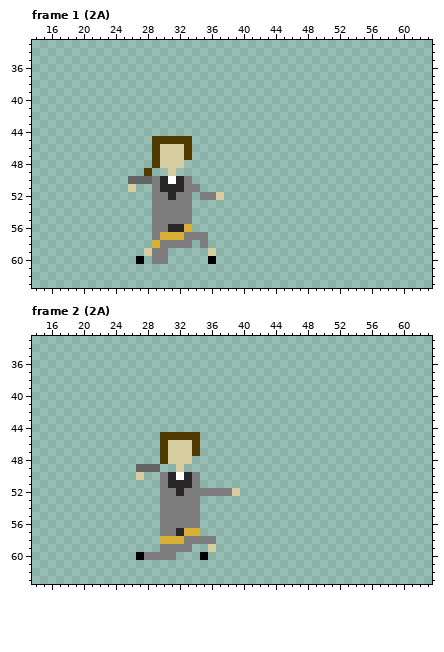
Two states of a pixel-art file, GWS/Sprites/Movesets/OL Moveset/OL_Full_Moveset.ase. That is the earlier state.
64x64 pixels, 236 frames. Colours within 5 levels of each other are drawn and written as one. Shown: frame 1 (2A): x 14..63, y 33..63; frame 2 (2A): x 14..63, y 33..63. The commit also changed other frames, which this record leaves out.
And afterwards:
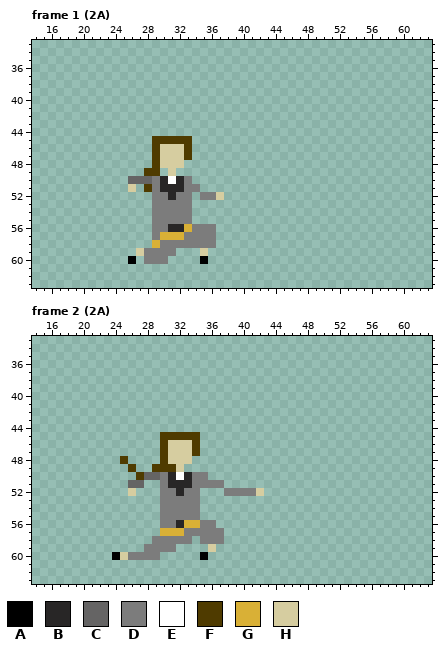
Palette (. is transparent): A #000000  B #282626  C #656464  D #7c7c7c  E #ffffff  F #4f3b00  G #d9b036  H #d6cda0
Difference:
Frame 1 (2A), layer "Flattened":
y 49: x 29 . -> F
y 51: x 28 . -> F
y 56: x 34..36 ... -> DDD
y 57: x 36 . -> D
y 58: x 34 . -> D; x 36 . -> D
y 59: x 27..28 .H -> HD; x 31 . -> D; x 35..36 .H -> H.
y 60: x 26..28 .A. -> A.D; x 35..36 .A -> A.
Frame 2 (2A), layer "Flattened":
y 48: x 25 . -> F
y 49: x 26..31 .CCC.. -> F..FFF
y 50: x 27..29 H.. -> FCC; x 35 . -> D
y 51: x 26..27 .. -> CC; x 35..37 ... -> DDD
y 52: x 26 . -> H; x 35..37 DDD -> ...; x 39..42 H... -> DDDH
y 56: x 32..36 DDD.. -> BGGDD
y 57: x 30..37 DDBGG... -> GGGDDDDD
y 58: x 29..32 .GGG -> DDDD; x 34 D -> .; x 37 . -> D
y 59: x 28..29 .. -> DD; x 32..33 DD -> ..
y 60: x 24..27 ...A -> AHDD; x 30..31 DD -> ..
